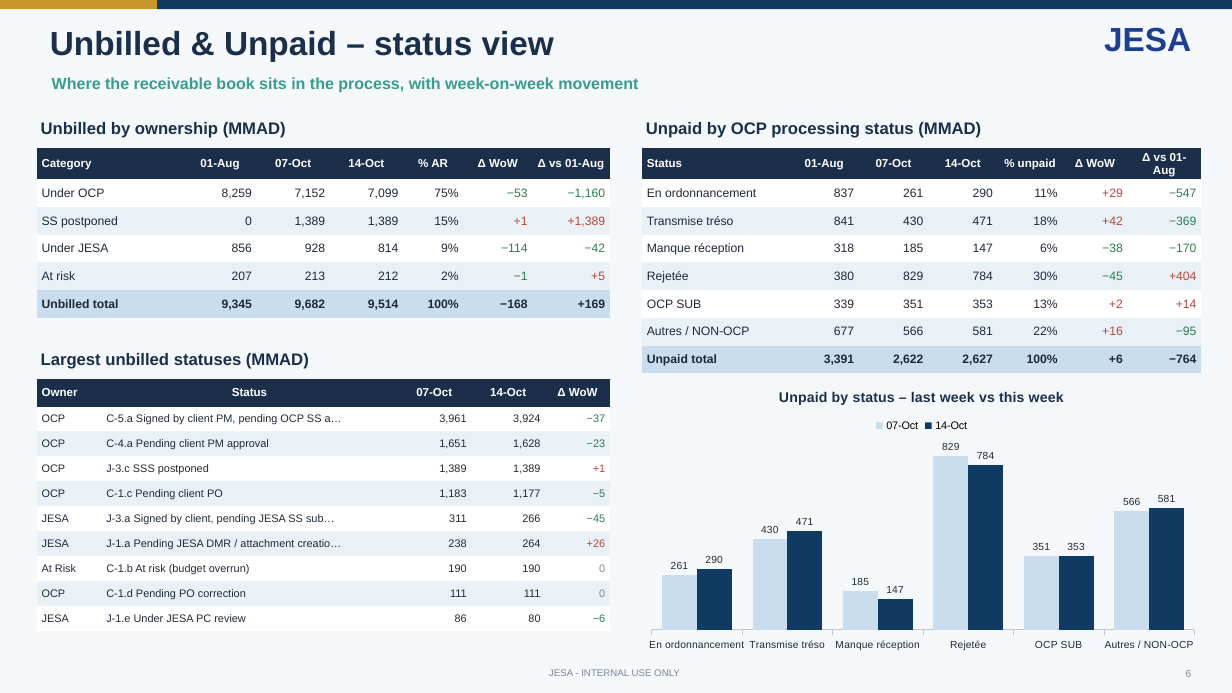
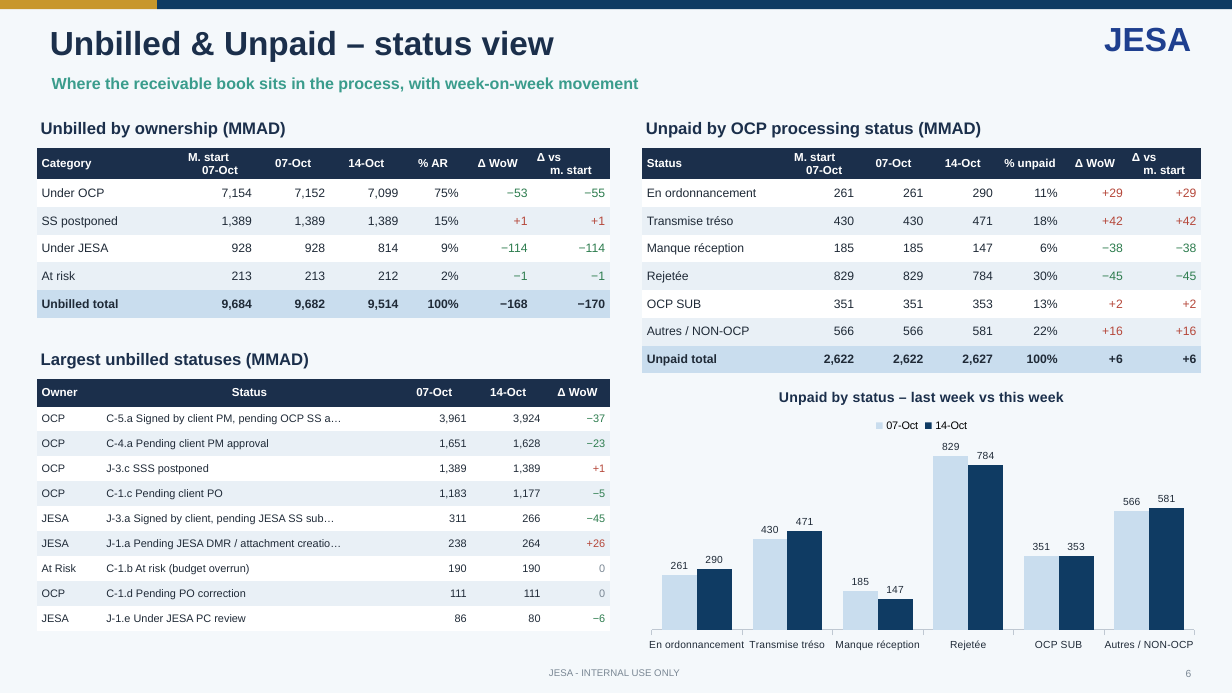
Before and after one commit to cherkaouihassan-art/Skills-Repo, a slide deck: slide 6 of weekly-ar-cash-deck/output/JESA_AR_Cash_Position_2026-10-21.pptx. Drawn at 1232x693 pixels with LibreOffice and Linux fonts; fonts in the diff are those of the drawing. Boxes give left, top, right and bottom in pixels: in the first picture for what was removed or moved away, otherwise in the second. Text is boxed around its words. In the diff, an @@ line names an element or a change of style, - is before the commit and + after.

```diff
--- a/weekly-ar-cash-deck/output/JESA_AR_Cash_Position_2026-10-21.pptx
+++ b/weekly-ar-cash-deck/output/JESA_AR_Cash_Position_2026-10-21.pptx
@@ table at (x1=37, y1=148, x2=609, y2=318) @@
-row 1, column 2: 01-Aug
+row 1, column 2: M. start 07-Oct
-row 1, column 7: Δ vs 01-Aug
+row 1, column 7: Δ vs m. start
-row 2, column 2: 8,259
+row 2, column 2: 7,154
-row 2, column 7: −1,160
+row 2, column 7: −55
-row 3, column 2: 0
+row 3, column 2: 1,389
-row 3, column 7: +1,389
+row 3, column 7: +1
-row 4, column 2: 856
+row 4, column 2: 928
-row 4, column 7: −42
+row 4, column 7: −114
-row 5, column 2: 207
+row 5, column 2: 213
-row 5, column 7: +5
+row 5, column 7: −1
-row 6, column 2: 9,345
+row 6, column 2: 9,684
-row 6, column 7: +169
+row 6, column 7: −170
@@ table at (x1=642, y1=148, x2=1201, y2=373) @@
-row 1, column 2: 01-Aug
+row 1, column 2: M. start 07-Oct
-row 1, column 7: Δ vs 01-Aug
+row 1, column 7: Δ vs m. start
-row 2, column 2: 837
+row 2, column 2: 261
-row 2, column 7: −547
+row 2, column 7: +29
-row 3, column 2: 841
+row 3, column 2: 430
-row 3, column 7: −369
+row 3, column 7: +42
-row 4, column 2: 318
+row 4, column 2: 185
-row 4, column 7: −170
+row 4, column 7: −38
-row 5, column 2: 380
+row 5, column 2: 829
-row 5, column 7: +404
+row 5, column 7: −45
-row 6, column 2: 339
+row 6, column 2: 351
-row 6, column 7: +14
+row 6, column 7: +2
-row 7, column 2: 677
+row 7, column 2: 566
-row 7, column 7: −95
+row 7, column 7: +16
-row 8, column 2: 3,391
+row 8, column 2: 2,622
-row 8, column 7: −764
+row 8, column 7: +6
```
Also in this commit, not shown: 7 other slides changed, 5 other files.
